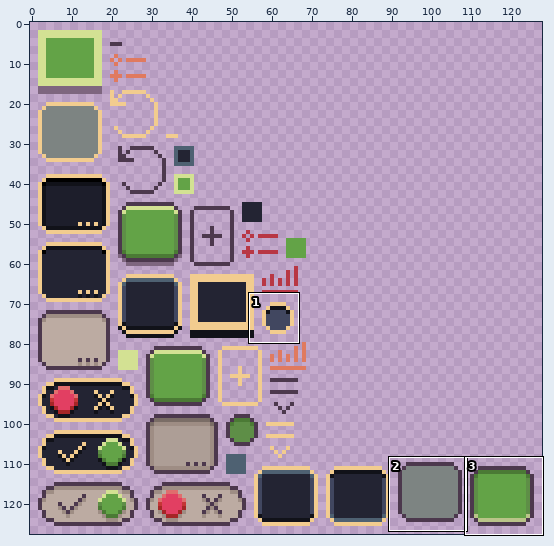
Sprite sheet -- assets/ui/ui.png. Above, an overview of the earlier version with the close-up marked.
Close-up. Old version:
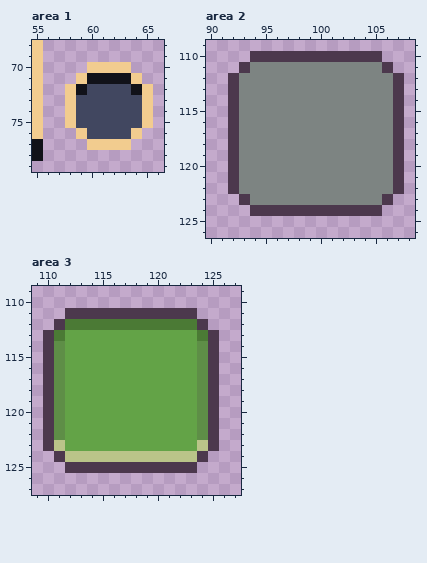
The file is 128x128 pixels. Shown: area 1: x 55..66, y 68..79; area 2: x 90..108, y 109..126; area 3: x 109..127, y 109..127. The commit also changed other parts of the picture, which this record leaves out.
Once edited:
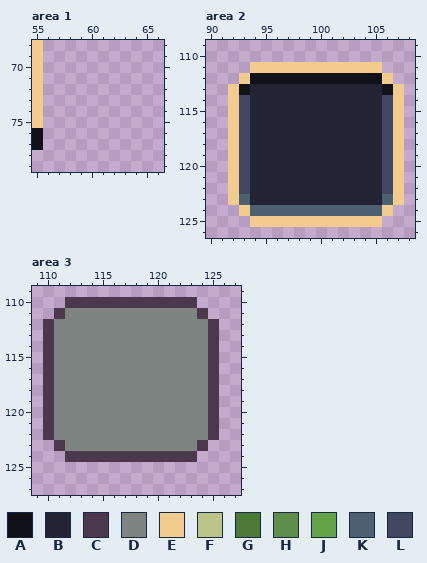
Palette (. is transparent): A #111219  B #232433  C #4c384d  D #7d8482  E #f2cc8f  F #bac489  G #4b7a35  H #5e8e47  J #63a347  K #4e6172  L #414760
The exact change:
--- area 1
@@ x 55..66 @@
 69 E...........
-70 E....EEEE...
-71 E...EAAAAE..
-72 E..EALLLLAE.
-73 E..ELLLLLLE.
-74 E..ELLLLLLE.
-75 E..ELLLLLLE.
-76 E...ELLLLE..
-77 A....EEEE...
-78 A...........
+70 E...........
+71 E...........
+72 E...........
+73 E...........
+74 E...........
+75 E...........
+76 A...........
+77 A...........
+78 ............
 79 ............
--- area 2
@@ x 90..108 @@
 109 ...................
-110 ....CCCCCCCCCCCC...
-111 ...CDDDDDDDDDDDDC..
-112 ..CDDDDDDDDDDDDDDC.
-113 ..CDDDDDDDDDDDDDDC.
-114 ..CDDDDDDDDDDDDDDC.
-115 ..CDDDDDDDDDDDDDDC.
-116 ..CDDDDDDDDDDDDDDC.
-117 ..CDDDDDDDDDDDDDDC.
-118 ..CDDDDDDDDDDDDDDC.
-119 ..CDDDDDDDDDDDDDDC.
-120 ..CDDDDDDDDDDDDDDC.
-121 ..CDDDDDDDDDDDDDDC.
-122 ..CDDDDDDDDDDDDDDC.
-123 ...CDDDDDDDDDDDDC..
-124 ....CCCCCCCCCCCC...
-125 ...................
+110 ...................
+111 ....EEEEEEEEEEEE...
+112 ...EAAAAAAAAAAAAE..
+113 ..EABBBBBBBBBBBBAE.
+114 ..ELBBBBBBBBBBBBLE.
+115 ..ELBBBBBBBBBBBBLE.
+116 ..ELBBBBBBBBBBBBLE.
+117 ..ELBBBBBBBBBBBBLE.
+118 ..ELBBBBBBBBBBBBLE.
+119 ..ELBBBBBBBBBBBBLE.
+120 ..ELBBBBBBBBBBBBLE.
+121 ..ELBBBBBBBBBBBBLE.
+122 ..ELBBBBBBBBBBBBLE.
+123 ..EKBBBBBBBBBBBBKE.
+124 ...EKKKKKKKKKKKKE..
+125 ....EEEEEEEEEEEE...
 126 ...................
--- area 3
@@ x 109..127 @@
 109 ...................
-110 ...................
-111 ...CCCCCCCCCCCC....
-112 ..CGGGGGGGGGGGGC...
-113 .CGJJJJJJJJJJJJGC..
-114 .CHJJJJJJJJJJJJHC..
-115 .CHJJJJJJJJJJJJHC..
-116 .CHJJJJJJJJJJJJHC..
-117 .CHJJJJJJJJJJJJHC..
-118 .CHJJJJJJJJJJJJHC..
-119 .CHJJJJJJJJJJJJHC..
-120 .CHJJJJJJJJJJJJHC..
-121 .CHJJJJJJJJJJJJHC..
-122 .CHJJJJJJJJJJJJHC..
-123 .CFJJJJJJJJJJJJFC..
-124 ..CFFFFFFFFFFFFC...
-125 ...CCCCCCCCCCCC....
+110 ...CCCCCCCCCCCC....
+111 ..CDDDDDDDDDDDDC...
+112 .CDDDDDDDDDDDDDDC..
+113 .CDDDDDDDDDDDDDDC..
+114 .CDDDDDDDDDDDDDDC..
+115 .CDDDDDDDDDDDDDDC..
+116 .CDDDDDDDDDDDDDDC..
+117 .CDDDDDDDDDDDDDDC..
+118 .CDDDDDDDDDDDDDDC..
+119 .CDDDDDDDDDDDDDDC..
+120 .CDDDDDDDDDDDDDDC..
+121 .CDDDDDDDDDDDDDDC..
+122 .CDDDDDDDDDDDDDDC..
+123 ..CDDDDDDDDDDDDC...
+124 ...CCCCCCCCCCCC....
+125 ...................
 126 ...................
Where, in picture pixels (left, top, right, bottom), the same in both close-ups:
changed: (32, 62, 153, 161)
changed: (228, 51, 404, 227)
changed: (43, 297, 219, 473)
